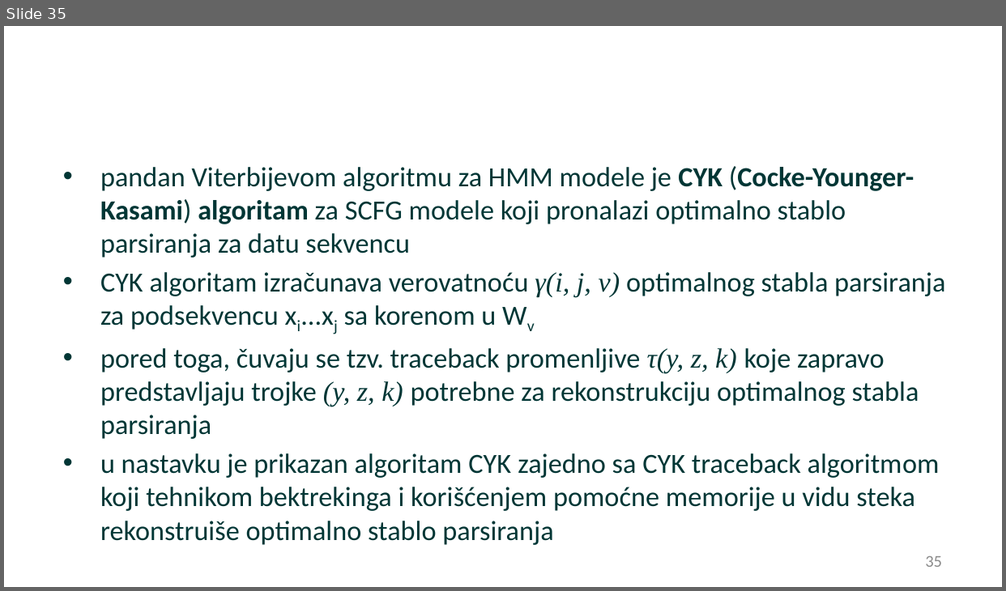
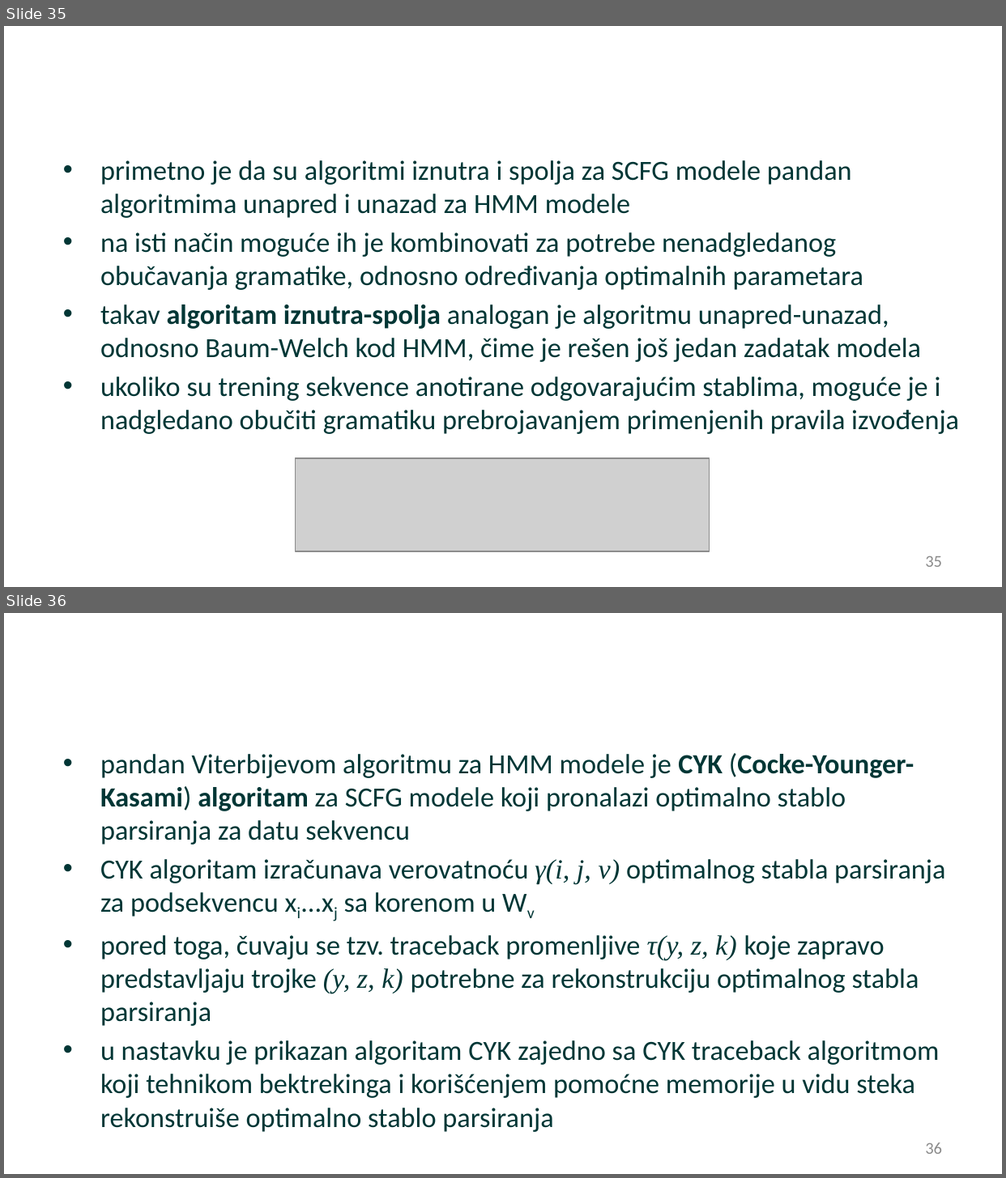
Before and after one commit to matfija/Sekundarna-struktura-tRNK, a slide deck: slajdovi/Sekvence-slajdovi.pptx. Shown one above the other, each under a label of ours: slide 35 before the commit, slides 35 and 36 after it. The pictures are 1006x591 and 1006x1178 pixels, drawn with LibreOffice and Linux fonts; fonts in the diff are those of the drawing; grey boxes stand for pictures; background and template pictures are left out. Boxes give left, top, right and bottom in pixels: in the first picture for what was removed or moved away, otherwise in the second. Text is boxed around its words. In the diff, an @@ line names an element or a change of style, - is before the commit and + after.

```diff
--- a/slajdovi/Sekvence-slajdovi.pptx
+++ b/slajdovi/Sekvence-slajdovi.pptx
@@ slide 35 added at <box>4,26,1002,587</box>, background picture (left out) @@
@@ text added at <box>100,160,959,434</box>, 20 pt, text #003635 @@
+• primetno je da su algoritmi iznutra i spolja za SCFG modele pandan algoritmima unapred i unazad za HMM modele
+• na isti način moguće ih je kombinovati za potrebe nenadgledanog obučavanja gramatike, odnosno određivanja optimalnih parametara
+• takav algoritam iznutra-spolja analogan je algoritmu unapred-unazad, odnosno Baum-Welch kod HMM, čime je rešen još jedan zadatak modela
+• ukoliko su trening sekvence anotirane odgovarajućim stablima, moguće je i nadgledano obučiti gramatiku prebrojavanjem primenjenih pravila izvođenja
@@ title added at <box>612,161,669,181</box>, 36 pt, text #FFFFFF @@
+SCFG
@@ picture added at <box>296,459,710,552</box> @@
@@ page number added at <box>925,557,942,567</box>, 12 pt, text #8C8C8C @@
+35
@@ what was slide 35 is now slide 36 @@
@@ page number at <box>925,1143,942,1154</box>: text changed @@
-35
+36
```
Also in this commit, not shown: 5 slides changed, 1 other file.
